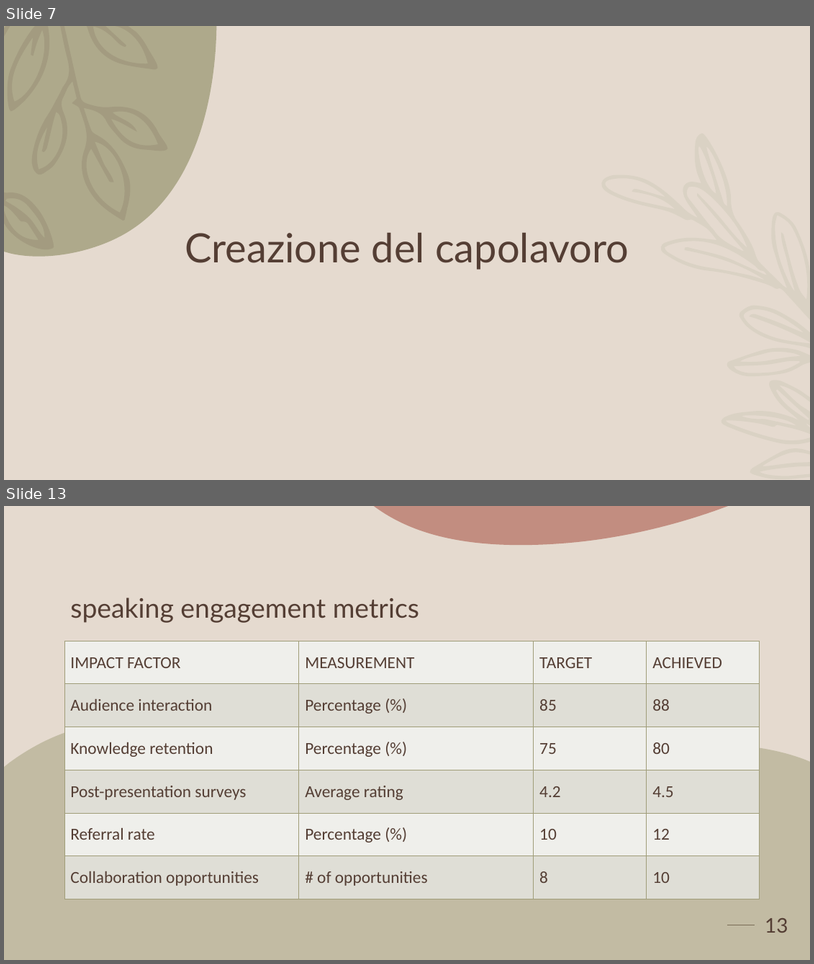
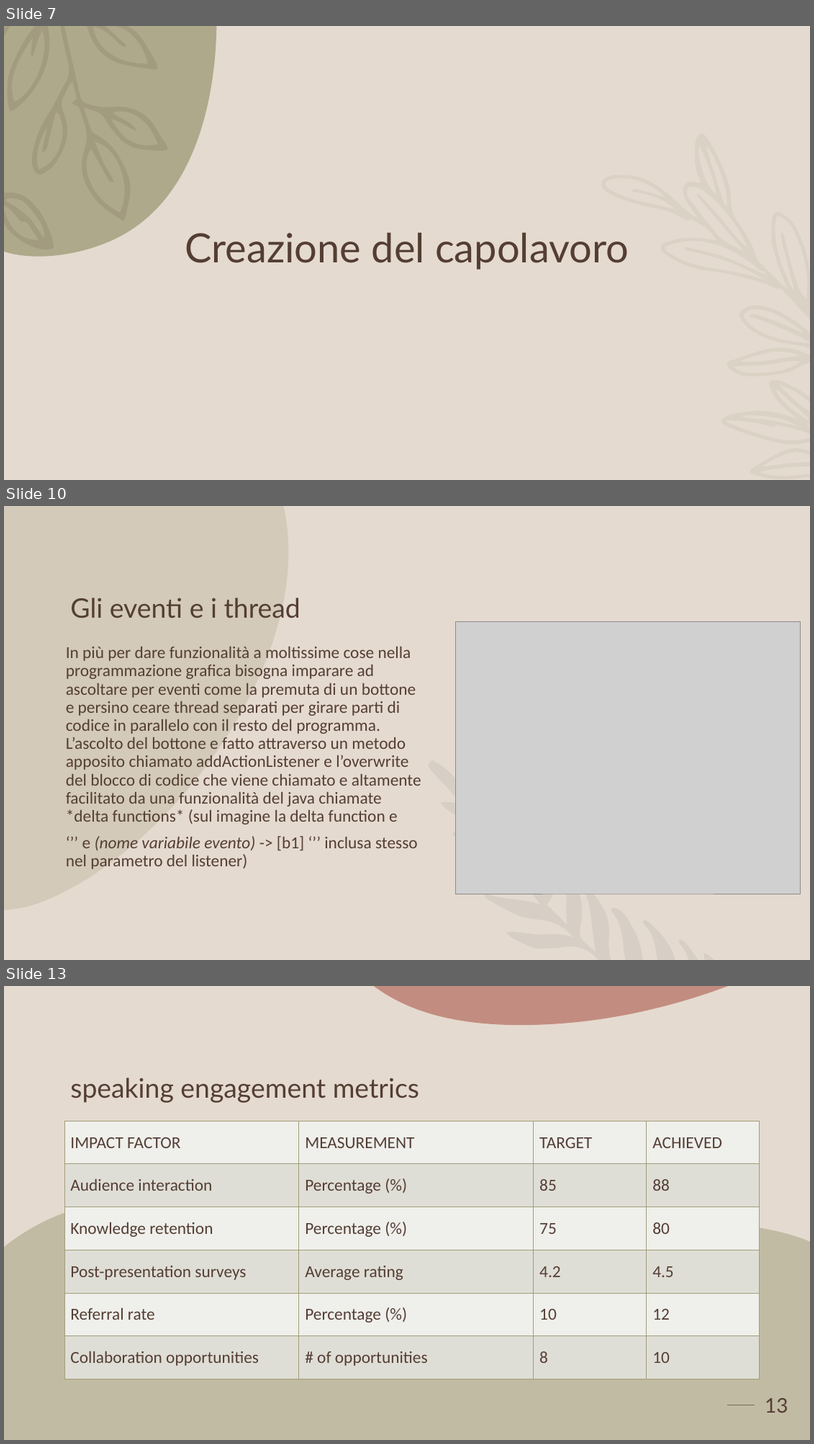
Before and after one commit to Alex123310/Appunti-Compiti, a slide deck: Il Mio.pptx. Shown one above the other, each under a label of ours: slides 7 and 13 before the commit, slides 7, 10 and 13 after it; the slides between them are not shown. The pictures are 814x964 and 814x1444 pixels, drawn with LibreOffice and Linux fonts; fonts in the diff are those of the drawing; grey boxes stand for pictures; background and template pictures are left out. Boxes give left, top, right and bottom in pixels: in the first picture for what was removed or moved away, otherwise in the second. Text is boxed around its words. In the diff, an @@ line names an element or a change of style, - is before the commit and + after.

```diff
--- a/Il Mio.pptx
+++ b/Il Mio.pptx
@@ slide 10 added at <box>4,506,810,960</box>, background #E5DACF @@
@@ freeform shape added at <box>4,506,289,909</box>, fill #A09D79 at 25% opacity @@
@@ title added at <box>70,597,301,618</box>, 32 pt, text #543E34 @@
+Gli eventi e i thread
@@ picture added at <box>456,621,801,894</box> @@
@@ text added at <box>66,646,422,869</box>, 20 pt, text #543E34 @@
+In più per dare funzionalità a moltissime cose nella programmazione grafica bisogna imparare ad ascoltare per eventi come la premuta di un bottone e persino ceare thread separati per girare parti di codice in parallelo con il resto del programma. L’ascolto del bottone e fatto attraverso un metodo apposito chiamato addActionListener e l’overwrite del blocco di codice che viene chiamato e altamente facilitato da una funzionalità del java chiamate *delta functions* (sul imagine la delta function e
+‘’’ e (nome variabile evento) -> [b1] ‘’’ inclusa stesso nel parametro del listener)
@@ freeform shape added at <box>428,760,715,960</box>, fill #5D6A76 at 10% opacity @@
```
Also in this commit, not shown: 4 slides changed, 2 other slides added, 3 slides removed.
